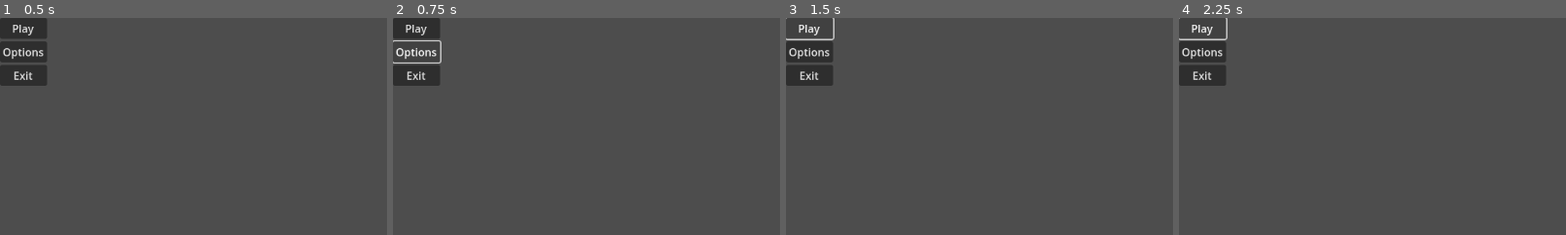
Above: before the commit, frames 1-4 (left to right).
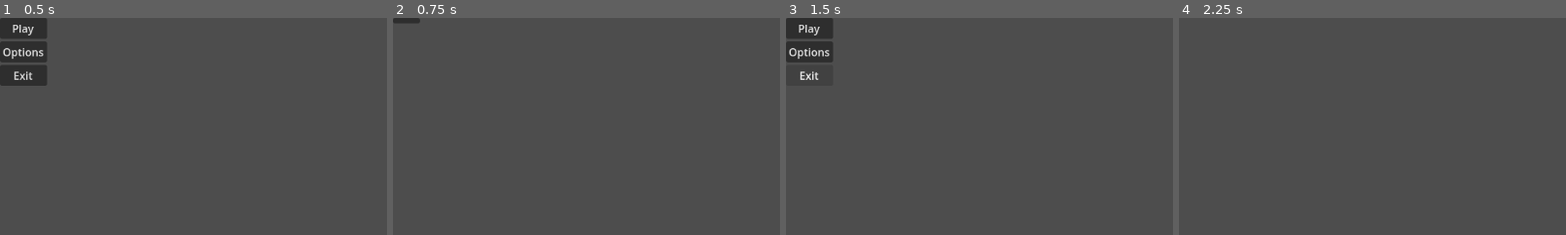
Above: after the commit, the same moments.

Repository: yuk1n0w/Break.exe
Game: Godot game, scene res://scenes/MainMenu.tscn
Same seed, same stepped clock (60 frames per second), same inputs: the game is played once before the commit and once after it. Before the commit the project has no main scene; this scene is started directly in both runs.
Inputs (mouse positions are % of the whole screen's width and height, from its top left):
- Up to frame 1 (0.5 s): no input
- Up to frame 2 (0.75 s): click "Options" at 0.5 s
- Up to frame 3 (1.5 s): click (2, 1) at 1.27 s
- Up to frame 4 (2.25 s): click "Play" at 2 s
The pictures show only the part of the screen within x 0-50%, y 0-50%; the shares and areas given below are measured in that part.

Frame 1 is identical in both runs. In frame 2, 2.4% of the frame differs, in the area x 0-13%, y 0-32%; in frame 3, 0.2%; in frame 4, 2.5%.

Commit message:
Created the Options Menu and added functionality to the buttons present

Diff:
--- a/project.godot
+++ b/project.godot
@@ -11,6 +11,7 @@
 [application]
 
 config/name="Break.exe"
+run/main_scene="uid://cutd3rsipdigd"
 config/features=PackedStringArray("4.4", "GL Compatibility")
 config/icon="res://icon.svg"
 
--- a/scenes/Menu.gd
+++ b/scenes/MainMenu.gd
@@ -1,11 +1,11 @@
 extends Control
 
 func _on_play_pressed() -> void:
-	pass # Replace with function body.
+	get_tree().change_scene_to_file("res://scenes/scene1.tscn")
 
 
 func _on_options_pressed() -> void:
-	pass # Replace with function body.
+	get_tree().change_scene_to_file("res://scenes/Options.tscn")
 
 
 
--- a/scenes/MainMenu.tscn
+++ b/scenes/MainMenu.tscn
@@ -1,6 +1,6 @@
 [gd_scene load_steps=2 format=3 uid="uid://cutd3rsipdigd"]
 
-[ext_resource type="Script" uid="uid://dlewogankmv16" path="res://scenes/Menu.gd" id="1_o3qty"]
+[ext_resource type="Script" uid="uid://dlewogankmv16" path="res://scenes/MainMenu.gd" id="1_yqorp"]
 
 [node name="Main Menu" type="Control"]
 layout_mode = 3
@@ -9,7 +9,7 @@
 anchor_bottom = 1.0
 grow_horizontal = 2
 grow_vertical = 2
-script = ExtResource("1_o3qty")
+script = ExtResource("1_yqorp")
 
 [node name="MarginContainer" type="MarginContainer" parent="."]
 layout_mode = 0
--- /dev/null
+++ b/scenes/Options.tscn
@@ -0,0 +1,25 @@
+[gd_scene load_steps=2 format=3 uid="uid://8si1ugr4sscp"]
+
+[ext_resource type="Script" uid="uid://bbicybt3mmoth" path="res://scenes/options.gd" id="1_j6yq7"]
+
+[node name="Main Menu" type="Control"]
+layout_mode = 3
+anchors_preset = 15
+anchor_right = 1.0
+anchor_bottom = 1.0
+grow_horizontal = 2
+grow_vertical = 2
+script = ExtResource("1_j6yq7")
+
+[node name="MarginContainer" type="MarginContainer" parent="."]
+layout_mode = 0
+offset_right = 40.0
+offset_bottom = 40.0
+
+[node name="VBoxContainer" type="VBoxContainer" parent="MarginContainer"]
+layout_mode = 2
+
+[node name="Back Button" type="Button" parent="MarginContainer/VBoxContainer"]
+layout_mode = 2
+
+[connection signal="pressed" from="MarginContainer/VBoxContainer/Back Button" to="." method="_on_back_button_pressed"]
--- /dev/null
+++ b/scenes/options.gd
@@ -0,0 +1,6 @@
+extends Control
+
+
+
+func _on_back_button_pressed() -> void:
+	get_tree().change_scene_to_file("res://scenes/MainMenu.tscn") # Replace with function body.
Renamed: scenes/Menu.gd.uid -> scenes/MainMenu.gd.uid
Not shown, added: scenes/options.gd.uid
